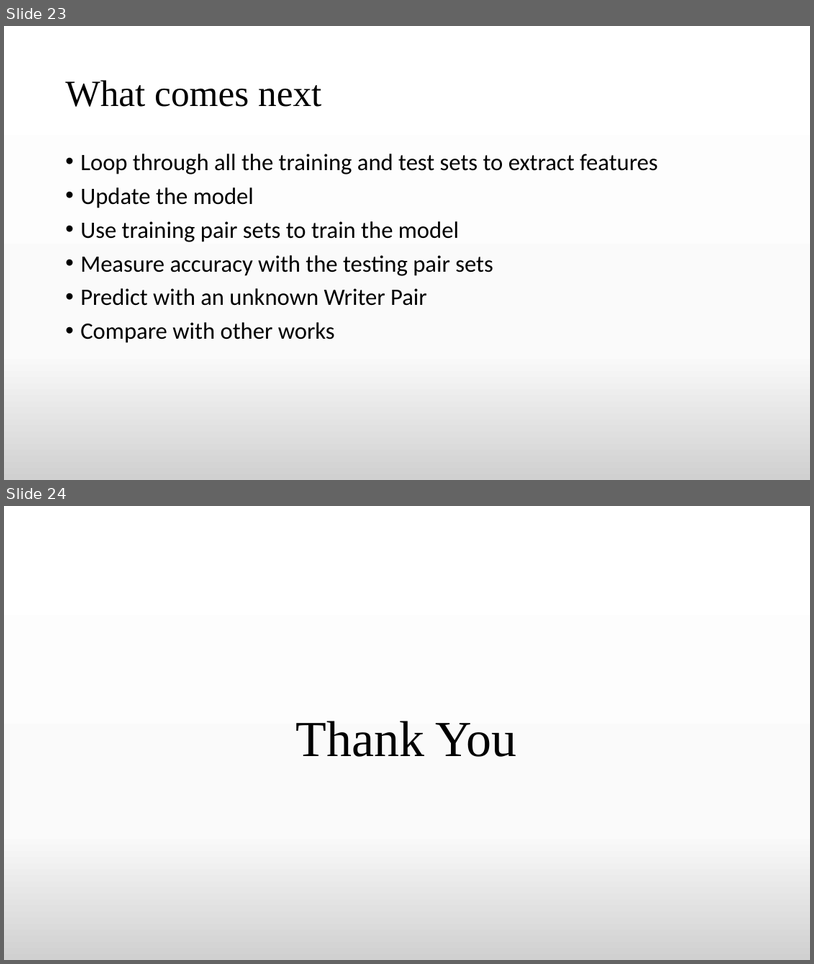
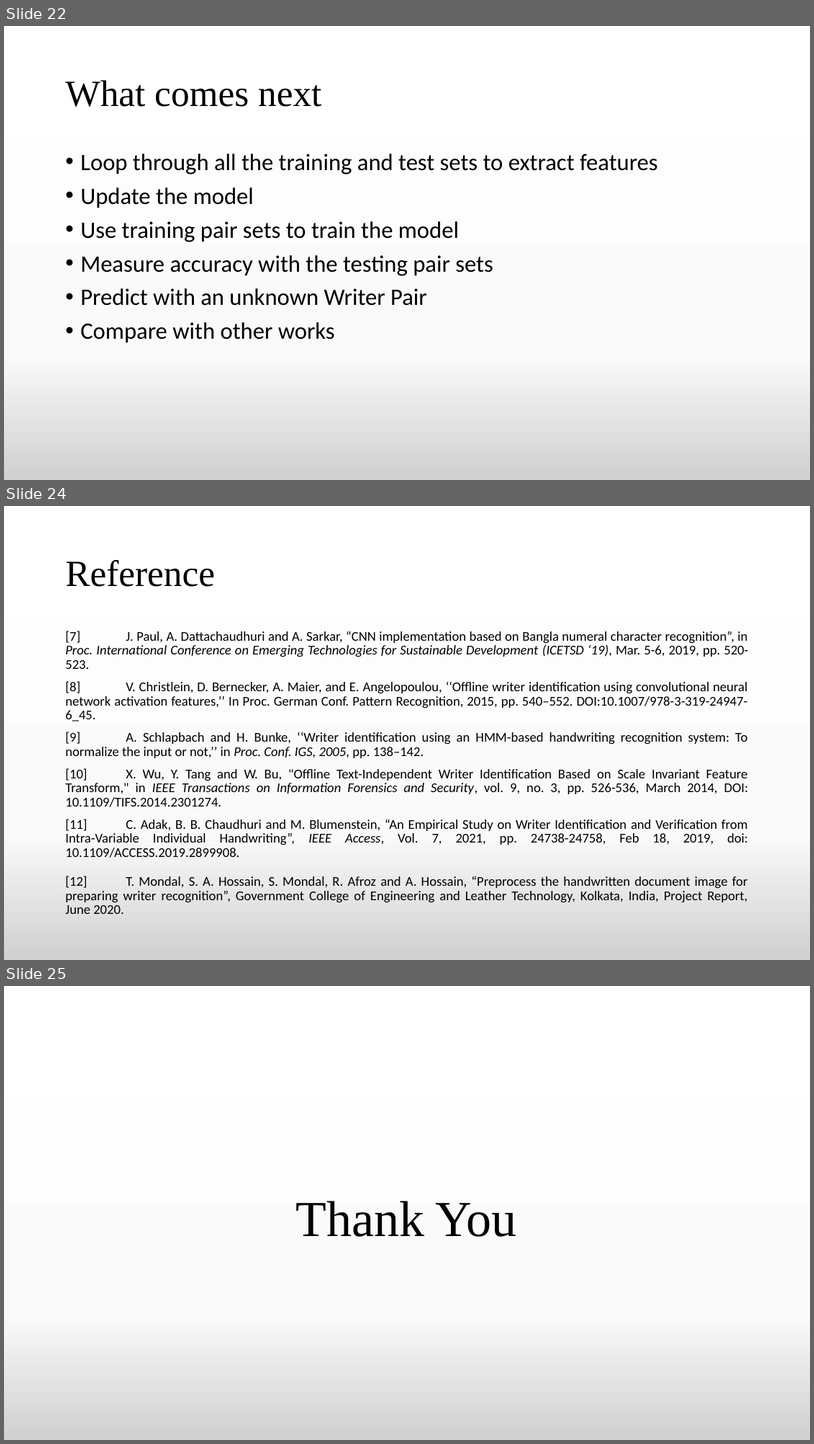
Before and after one commit to TheAnonymousMan/local-language-recognition-gcelt-class-2021, a slide deck: Documentation/4th Year Project Presentation.pptx. Shown one above the other, each under a label of ours: slides 23 and 24 before the commit, slides 22, 24 and 25 after it; the slides between them are not shown. The pictures are 814x964 and 814x1444 pixels, drawn with LibreOffice and Linux fonts; fonts in the diff are those of the drawing. Boxes give left, top, right and bottom in pixels: in the first picture for what was removed or moved away, otherwise in the second. Text is boxed around its words. In the diff, an @@ line names an element or a change of style, - is before the commit and + after.

```diff
--- a/Documentation/4th Year Project Presentation.pptx
+++ b/Documentation/4th Year Project Presentation.pptx
@@ slide 24 added at [4,506,810,960], background gradient #FFFFFF to #FBFBFB to #D1D1D1 @@
@@ title added at [65,560,215,587], 44 pt, text #000000 @@
+Reference
@@ text added at [65,631,748,914], 16 pt, text #000000 @@
+[7] J. Paul, A. Dattachaudhuri and A. Sarkar, “CNN implementation based on Bangla numeral character recognition”, in Proc. International Conference on Emerging Technologies for Sustainable Development (ICETSD ‘19), Mar. 5-6, 2019, pp. 520-523.
+[8] V. Christlein, D. Bernecker, A. Maier, and E. Angelopoulou, ‘‘Offline writer identification using convolutional neural network activation features,’’ In Proc. German Conf. Pattern Recognition, 2015, pp. 540–552. DOI:10.1007/978-3-319-24947-6_45.
+[9] A. Schlapbach and H. Bunke, ‘‘Writer identification using an HMM-based handwriting recognition system: To normalize the input or not,’’ in Proc. Conf. IGS, 2005, pp. 138–142.
+[10] X. Wu, Y. Tang and W. Bu, "Offline Text-Independent Writer Identification Based on Scale Invariant Feature Transform," in IEEE Transactions on Information Forensics and Security, vol. 9, no. 3, pp. 526-536, March 2014, DOI: 10.1109/TIFS.2014.2301274.
+[11] C. Adak, B. B. Chaudhuri and M. Blumenstein, “An Empirical Study on Writer Identification and Verification from Intra-Variable Individual Handwriting”, IEEE Access, Vol. 7, 2021, pp. 24738-24758, Feb 18, 2019, doi: 10.1109/ACCESS.2019.2899908.
+[12] T. Mondal, S. A. Hossain, S. Mondal, R. Afroz and A. Hossain, “Preprocess the handwritten document image for preparing writer recognition”, Government College of Engineering and Leather Technology, Kolkata, India, Project Report, June 2020.
@@ what was slide 23 is now slide 22 @@
@@ what was slide 24 is now slide 25 @@
```
Also in this commit, not shown: 5 slides changed, 3 other slides added, 3 slides removed, 2 other files.
